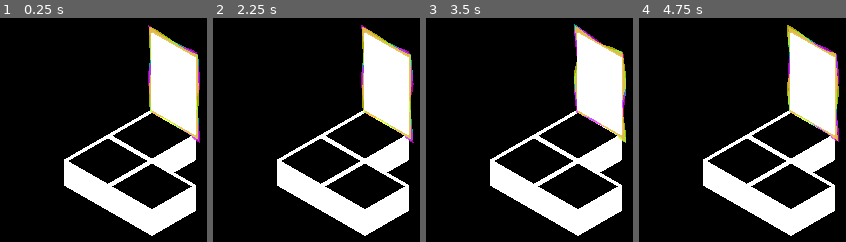
Above: before the commit, frames 1-4 (left to right).
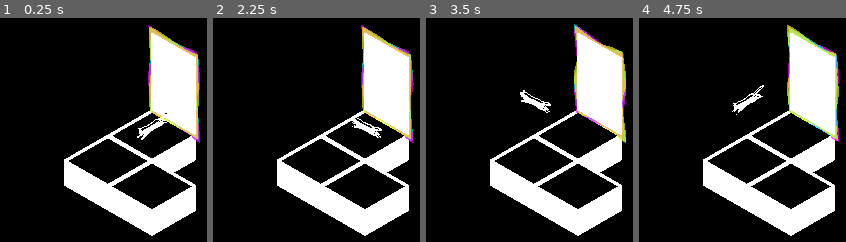
Above: after the commit, the same moments.

Repository: Th1nkK1D/untitled-cat-game
Game: Godot game, scene res://Levels/Lvl0.tscn
Same seed, same stepped clock (60 frames per second), same inputs: the game is played once before the commit and once after it.
Inputs:
- Up to frame 1 (0.25 s): no input
- Up to frame 2 (2.25 s): tap Enter at 0.5 s; hold Right (ui_right) 0.53-1.28 s; hold Left (ui_left) 1.28-2.03 s; tap Space at 2 s; hold Right (ui_right) from 2.03 s (still down)
- Up to frame 3 (3.5 s): tap Enter at 2.75 s; release Right (ui_right) at 2.78 s; hold Up (ui_up) from 2.78 s (still down)
- Up to frame 4 (4.75 s): tap Space at 3.5 s; release Up (ui_up) at 3.53 s; hold Left (ui_left) from 3.53 s (still down); tap Enter at 4.25 s

The runs differ from the first frame. In frame 1, 0.4% of the frame differs, in the area x 66-82%, y 42-55%; in frame 2, 0.5%; in frame 3, 0.5%; in frame 4, 1.5%, in the area x 44-97%, y 4-55%.

Commit message:
create moveable Player class and add to lvl0 for testing

Diff:
--- /dev/null
+++ b/Actors/Player.gd
@@ -0,0 +1,47 @@
+extends KinematicBody
+
+
+enum Directions {NORTH, WEST, SOUTH, EAST}
+export(Directions) var player_direction
+export var player_position = Vector2()
+const CELLSIZE = 2
+
+
+
+# Called when the node enters the scene tree for the first time.
+func _ready():
+	pass
+
+
+func _input(event):
+	if event.is_action_pressed("ui_up"):
+		move_forward()
+	elif event.is_action_pressed("ui_right"):
+		rotate_right()
+	elif event.is_action_pressed("ui_left"):
+		rotate_left()
+	update_visual()
+	print(player_direction, player_position)
+
+func update_visual():
+	rotation.y = player_direction * PI / 2
+	translation.x = -player_position.x * CELLSIZE
+	translation.z = player_position.y * CELLSIZE
+
+func move_forward():
+	var offset = Vector2()
+	if player_direction == Directions.NORTH:
+		offset.y = 1
+	elif player_direction == Directions.WEST:
+		offset.x = -1
+	elif player_direction == Directions.SOUTH:
+		offset.y = -1
+	elif player_direction == Directions.EAST:
+		offset.x = 1
+	player_position += offset
+
+func rotate_left():
+	player_direction = (player_direction + 1) % 4
+
+func rotate_right():
+	player_direction = posmod(player_direction - 1, 4)
--- /dev/null
+++ b/Actors/Player.tscn
@@ -0,0 +1,17 @@
+[gd_scene load_steps=4 format=2]
+
+[ext_resource path="res://Objects/CatByOras.tscn" type="PackedScene" id=1]
+[ext_resource path="res://Actors/Player.gd" type="Script" id=2]
+
+[sub_resource type="CapsuleShape" id=1]
+radius = 0.0677542
+height = 0.340492
+
+[node name="Player" type="KinematicBody"]
+script = ExtResource( 2 )
+
+[node name="CollisionShape" type="CollisionShape" parent="."]
+transform = Transform( -1.62921e-07, 0, 1, 0, 1, 0, -1, 0, -1.62921e-07, 0.0269573, 0.107, 0 )
+shape = SubResource( 1 )
+
+[node name="CatByOras" parent="." instance=ExtResource( 1 )]
--- a/Levels/Lvl0.tscn
+++ b/Levels/Lvl0.tscn
@@ -1,7 +1,8 @@
-[gd_scene load_steps=3 format=2]
+[gd_scene load_steps=4 format=2]
 
 [ext_resource path="res://Objects/Tile.tscn" type="PackedScene" id=1]
 [ext_resource path="res://Objects/ExitDoor.tscn" type="PackedScene" id=2]
+[ext_resource path="res://Actors/Player.tscn" type="PackedScene" id=3]
 
 [node name="Lvl0" type="Spatial"]
 
@@ -21,3 +22,6 @@
 
 [node name="Tile3" parent="." instance=ExtResource( 1 )]
 transform = Transform( 1, 0, 0, 0, 1, 0, 0, 0, 1, 2, 0, 2 )
+
+[node name="Player" parent="." instance=ExtResource( 3 )]
+transform = Transform( 2, 0, 0, 0, 2, 0, 0, 0, 2, 0, 0, 0 )
--- /dev/null
+++ b/Objects/CatByOras.tscn
@@ -0,0 +1,10 @@
+[gd_scene load_steps=3 format=2]
+
+[ext_resource path="res://Objects/cat_rigged_animation_run.glb" type="PackedScene" id=1]
+[ext_resource path="res://Materials/Tile.material" type="Material" id=2]
+
+[node name="CatByOras" instance=ExtResource( 1 )]
+transform = Transform( -1.62921e-07, 0, -1, 0, 1, 0, 1, 0, -1.62921e-07, 0, 0, 0 )
+
+[node name="mesh_cat" parent="Armature/Skeleton" index="0"]
+material/0 = ExtResource( 2 )
Binary file added: Objects/cat_rigged_animation_run.glb
Not shown, added: Objects/cat_rigged_animation_run.glb.import
Not shown, added: Objects/cat_rigged_animation_run.blend
